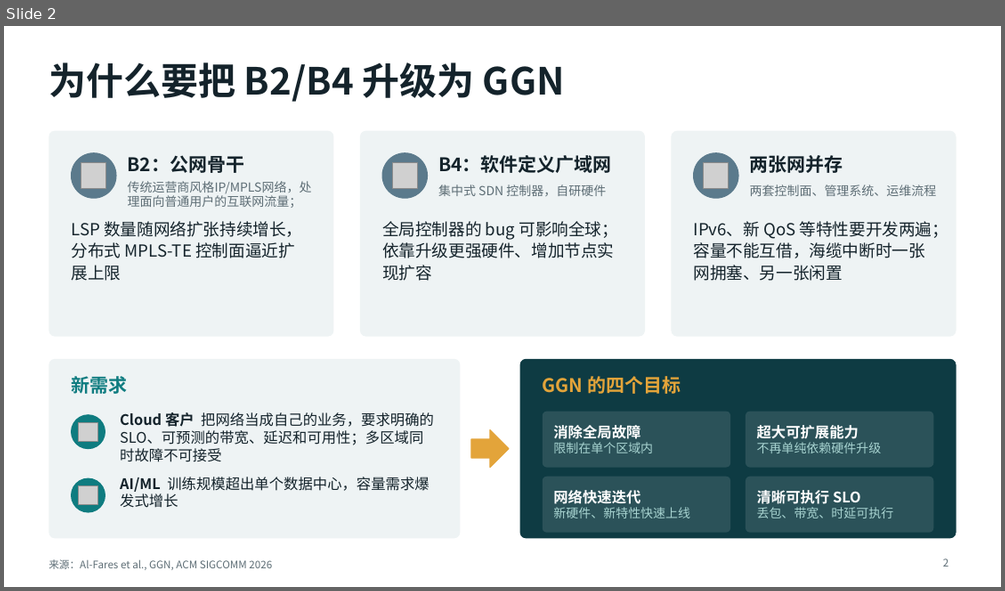
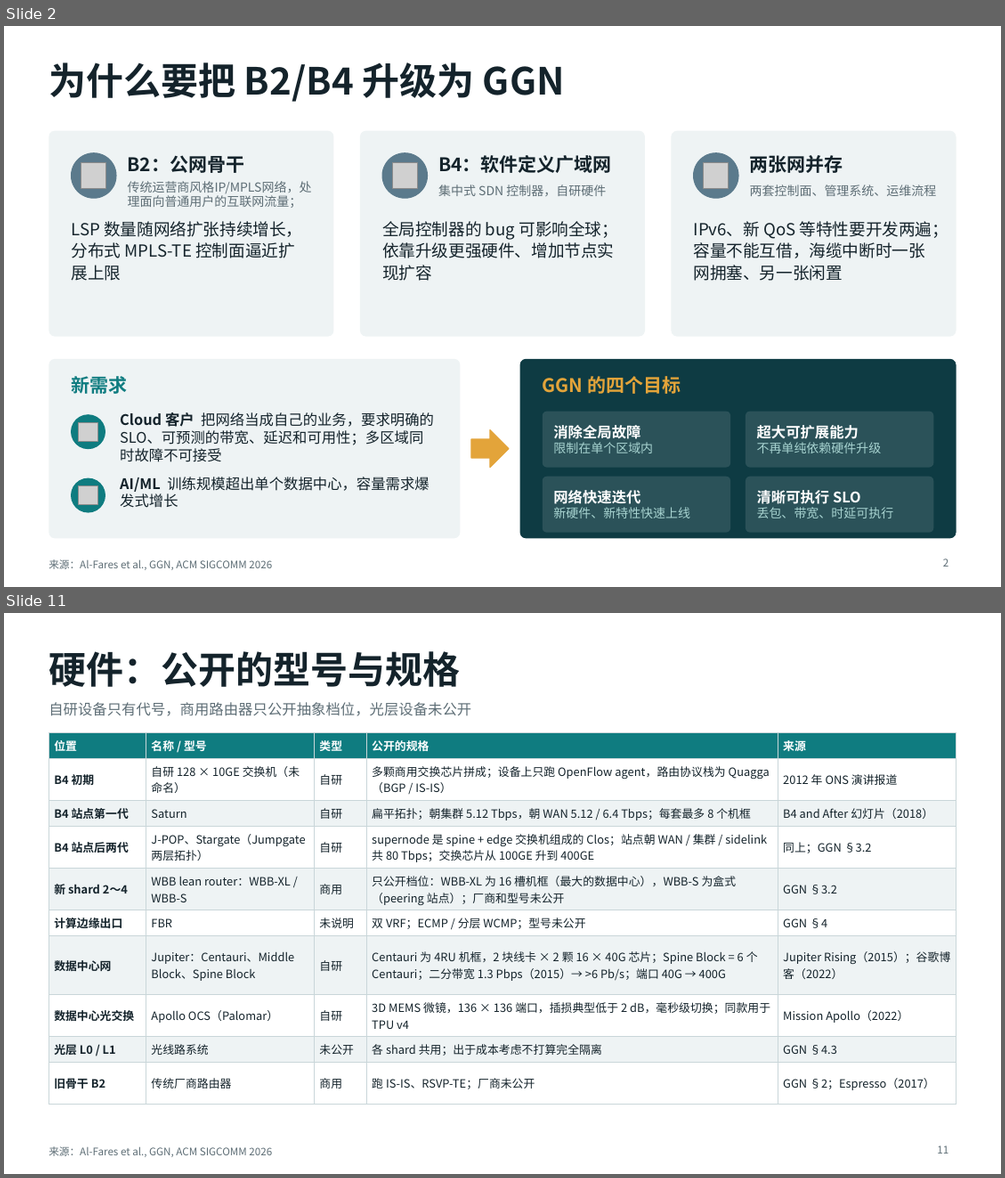
Before and after one commit to LuisXinYe/Transfer-Repo, a slide deck: GGN_解读.pptx. Shown one above the other, each under a label of ours: slide 2 before the commit, slides 2 and 11 after it; the slides between them are not shown. The pictures are 1005x591 and 1005x1178 pixels, drawn with LibreOffice and Linux fonts; fonts in the diff are those of the drawing; grey boxes stand for pictures. Boxes give left, top, right and bottom in pixels: in the first picture for what was removed or moved away, otherwise in the second. Text is boxed around its words. In the diff, an @@ line names an element or a change of style, - is before the commit and + after.

```diff
--- a/GGN_解读.pptx
+++ b/GGN_解读.pptx
@@ slide 11 added at [4,613,1001,1174], background #FFFFFF; not listed: 1 template element that a slide beside it also shows @@
@@ title added at [48,651,460,687], 36 pt, text #14232B, bold @@
+硬件：公开的型号与规格
@@ text added at [48,702,471,716], 14 pt, text #5E6E76 @@
+自研设备只有代号，商用路由器只公开抽象档位，光层设备未公开
@@ table added at [48,732,956,1094], 10 rows, 5 columns @@
+位置 | 名称 / 型号 | 类型 | 公开的规格 | 来源
+B4 初期 | 自研 128 × 10GE 交换机（未命名） | 自研 | 多颗商用交换芯片拼成；设备上只跑 OpenFlow agent，路由协议栈为 Quagga（BGP / IS-IS） | 2012 年 ONS 演讲报道
+B4 站点第一代 | Saturn | 自研 | 扁平拓扑；朝集群 5.12 Tbps，朝 WAN 5.12 / 6.4 Tbps；每套最多 8 个机框 | B4 and After 幻灯片（2018）
+B4 站点后两代 | J-POP、Stargate（Jumpgate 两层拓扑） | 自研 | supernode 是 spine + edge 交换机组成的 Clos；站点朝 WAN / 集群 / sidelink 共 80 Tbps；交换芯片从 100GE 升到 400GE | 同上；GGN §3.2
+新 shard 2～4 | WBB lean router：WBB-XL / WBB-S | 商用 | 只公开档位：WBB-XL 为 16 槽机框（最大的数据中心），WBB-S 为盒式（peering 站点）；厂商和型号未公开 | GGN §3.2
+计算边缘出口 | FBR | 未说明 | 双 VRF；ECMP / 分层 WCMP；型号未公开 | GGN §4
+数据中心网 | Jupiter：Centauri、Middle Block、Spine Block | 自研 | Centauri 为 4RU 机框，2 块线卡 × 2 颗 16 × 40G 芯片；Spine Block = 6 个 Centauri；二分带宽 1.3 Pbps（2015）→ >6 Pb/s；端口 40G → 400G | Jupiter Rising（2015）；谷歌博客（2022）
+数据中心光交换 | Apollo OCS（Palomar） | 自研 | 3D MEMS 微镜，136 × 136 端口，插损典型低于 2 dB，毫秒级切换；同款用于 TPU v4 | Mission Apollo（2022）
+光层 L0 / L1 | 光线路系统 | 未公开 | 各 shard 共用；出于成本考虑不打算完全隔离 | GGN §4.3
+旧骨干 B2 | 传统厂商路由器 | 商用 | 跑 IS-IS、RSVP-TE；厂商未公开 | GGN §2；Espresso（2017）
@@ page number added at [937,1145,948,1153], 10 pt, text #5E6E76 @@
+11
```
Also in this commit, not shown: 4 slides changed, 7 other slides added, 5 slides removed.
